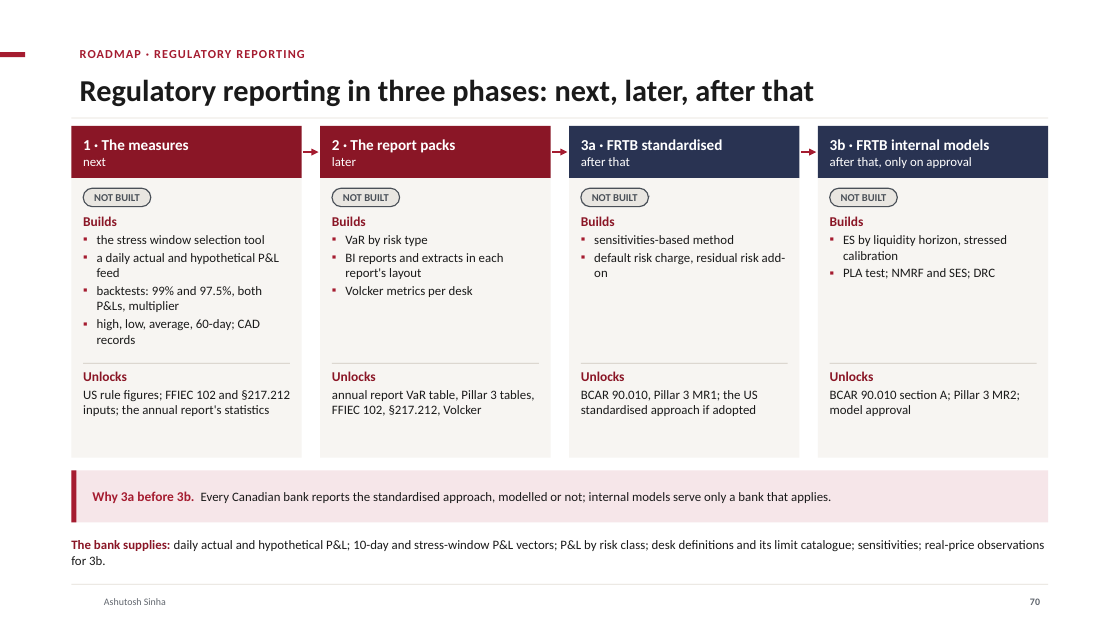
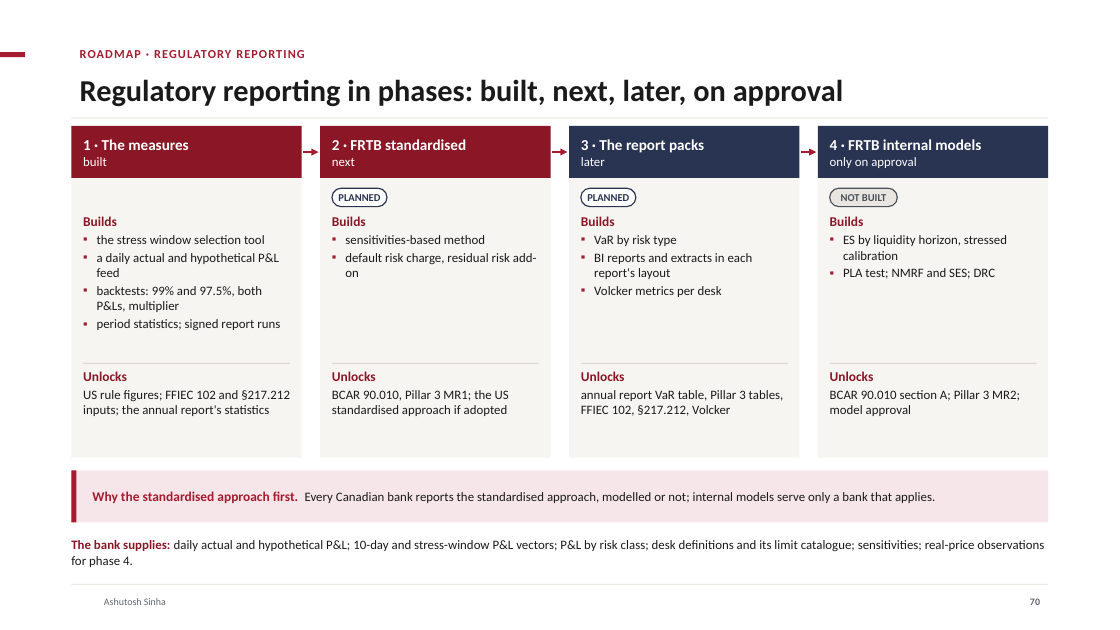
Before and after one commit to ajsinha/drishti, a slide deck: slide 70 of docs/publications/Drishti-VaR-Engine.pptx. Drawn at 1120x630 pixels with LibreOffice and Linux fonts; fonts in the diff are those of the drawing; background and template pictures are left out. Boxes give left, top, right and bottom in pixels: in the first picture for what was removed or moved away, otherwise in the second. Text is boxed around its words. In the diff, an @@ line names an element or a change of style, - is before the commit and + after.

```diff
--- a/docs/publications/Drishti-VaR-Engine.pptx
+++ b/docs/publications/Drishti-VaR-Engine.pptx
@@ title at box(80, 79, 843, 106): text changed @@
-Regulatory reporting in three phases: next, later, after that
+Regulatory reporting in phases: built, next, later, on approval
@@ text added at box(332, 139, 466, 166), 13 pt, text #FFFFFF, bold @@
+2 · FRTB standardised
+next
@@ 3 texts: place and size @@
-3 texts at box(332, 139, 535, 416)
+3 texts at box(581, 139, 784, 416)
@@ text at box(581, 139, 704, 153): text changed @@
-2 · The report packs
+3 · The report packs
@@ text removed at box(581, 139, 723, 166) @@
-3a · FRTB standardised
-after that
@@ text at box(830, 139, 981, 168): text changed; size 11 to 13 pt; bold on @@
-3b · FRTB internal models
-after that, only on approval
+4 · FRTB internal models
+only on approval
@@ text at box(83, 157, 107, 166): text changed @@
-next
+built
@@ rounded rectangle removed at box(83, 188, 151, 207) @@
-NOT BUILT
@@ rounded rectangle removed at box(332, 188, 400, 207) @@
-NOT BUILT
@@ rounded rectangle added at box(332, 188, 387, 207), fill #FFFFFF, outline #293352 1 pt, 9 pt, text #293352, bold @@
+PLANNED
@@ rounded rectangle removed at box(581, 188, 649, 207) @@
-NOT BUILT
@@ rounded rectangle added at box(581, 188, 637, 207), fill #FFFFFF, outline #293352 1 pt, 9 pt, text #293352, bold @@
+PLANNED
@@ text "Builds": place and size @@
-text "Builds" at box(581, 216, 786, 277)
+text "Builds" at box(332, 216, 537, 277)
@@ text at box(97, 319, 280, 330): text changed @@
-▪ high, low, average, 60-day; CAD records
+▪ period statistics; signed report runs
@@ text "Unlocks": place and size @@
-text "Unlocks" at box(581, 371, 758, 416)
+text "Unlocks" at box(332, 371, 509, 416)
@@ text at box(92, 491, 935, 503): text changed @@
-Why 3a before 3b. Every Canadian bank reports the standardised approach, modelled or not; internal models serve only a bank that applies.
+Why the standardised approach first. Every Canadian bank reports the standardised approach, modelled or not; internal models serve only a bank that applies.
@@ text at box(71, 540, 1044, 567): text changed @@
-The bank supplies: daily actual and hypothetical P&L; 10-day and stress-window P&L vectors; P&L by risk class; desk definitions and its limit catalogue; sensitivities; real-price observations for 3b.
+The bank supplies: daily actual and hypothetical P&L; 10-day and stress-window P&L vectors; P&L by risk class; desk definitions and its limit catalogue; sensitivities; real-price observations for phase 4.
```
Also in this commit, not shown: 2 other slides changed, 1 other file.
